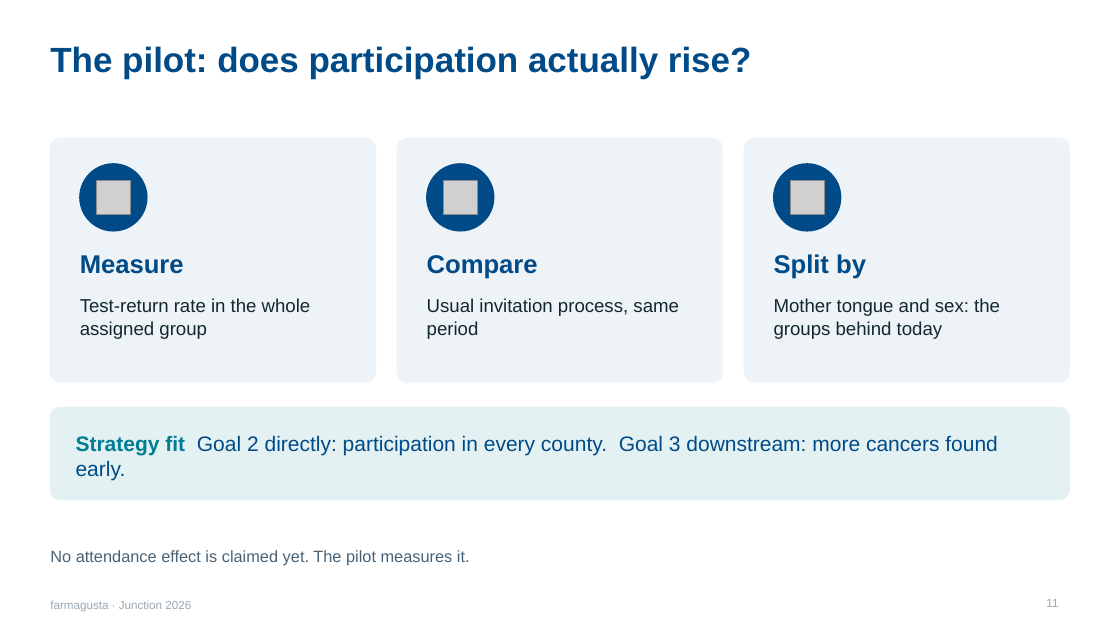
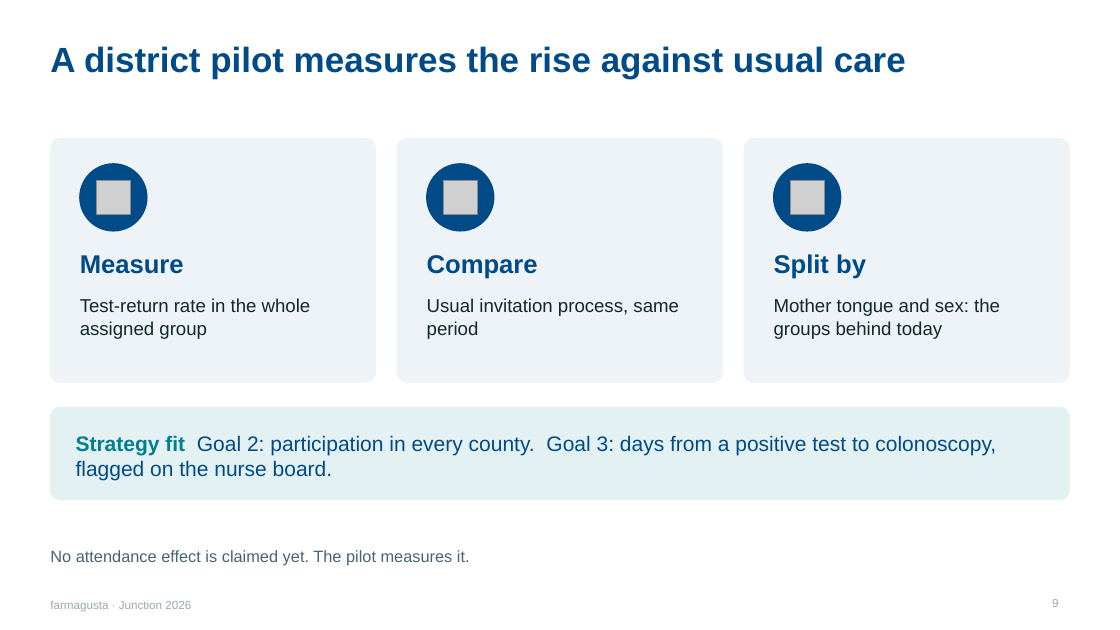
Before and after one commit to rromppanen/junction26, a slide deck: slide 9 of docs/pitch/farmagusta-screening-attendance.pptx (slide 11 before the commit). Drawn at 1120x630 pixels with LibreOffice and Linux fonts; fonts in the diff are those of the drawing; grey boxes stand for pictures. Boxes give left, top, right and bottom in pixels: in the first picture for what was removed or moved away, otherwise in the second. Text is boxed around its words. In the diff, an @@ line names an element or a change of style, - is before the commit and + after.

```diff
--- a/docs/pitch/farmagusta-screening-attendance.pptx
+++ b/docs/pitch/farmagusta-screening-attendance.pptx
@@ title at bbox=[50, 46, 906, 79]: text changed @@
-The pilot: does participation actually rise?
+A district pilot measures the rise against usual care
@@ text at bbox=[76, 435, 996, 480]: text changed @@
-Strategy fit Goal 2 directly: participation in every county. Goal 3 downstream: more cancers found early.
+Strategy fit Goal 2: participation in every county. Goal 3: days from a positive test to colonoscopy, flagged on the nurse board.
@@ page number at bbox=[1052, 599, 1058, 607]: text changed @@
-11
+9
```
Also in this commit, not shown: 9 other slides changed.
